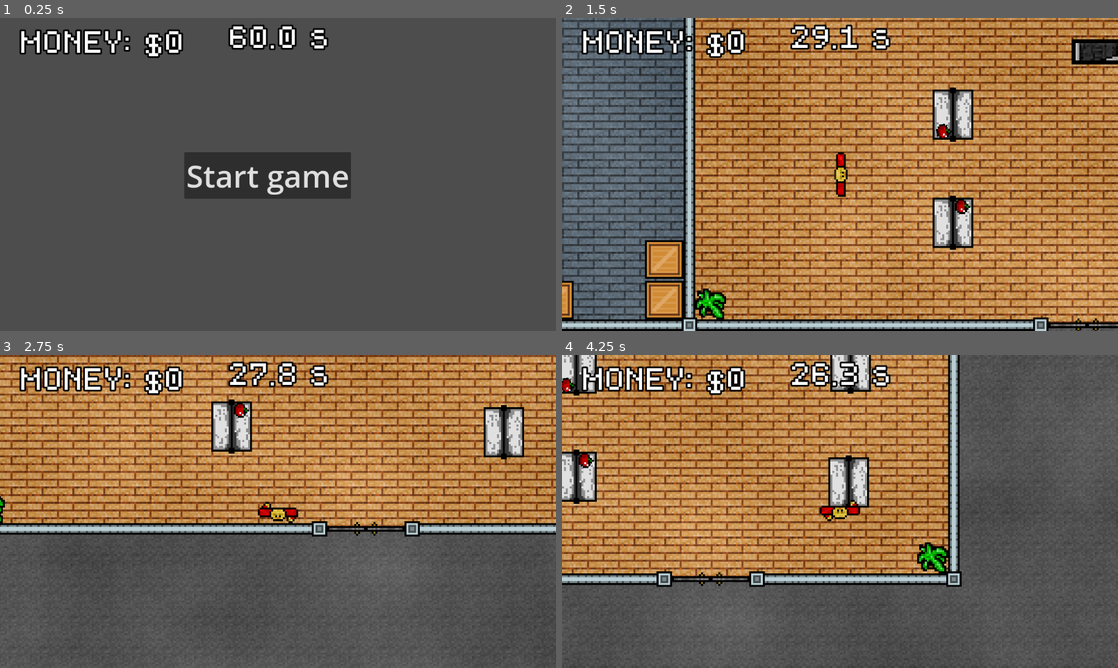
Above: before the commit, frames 1-4 (two rows, left to right).
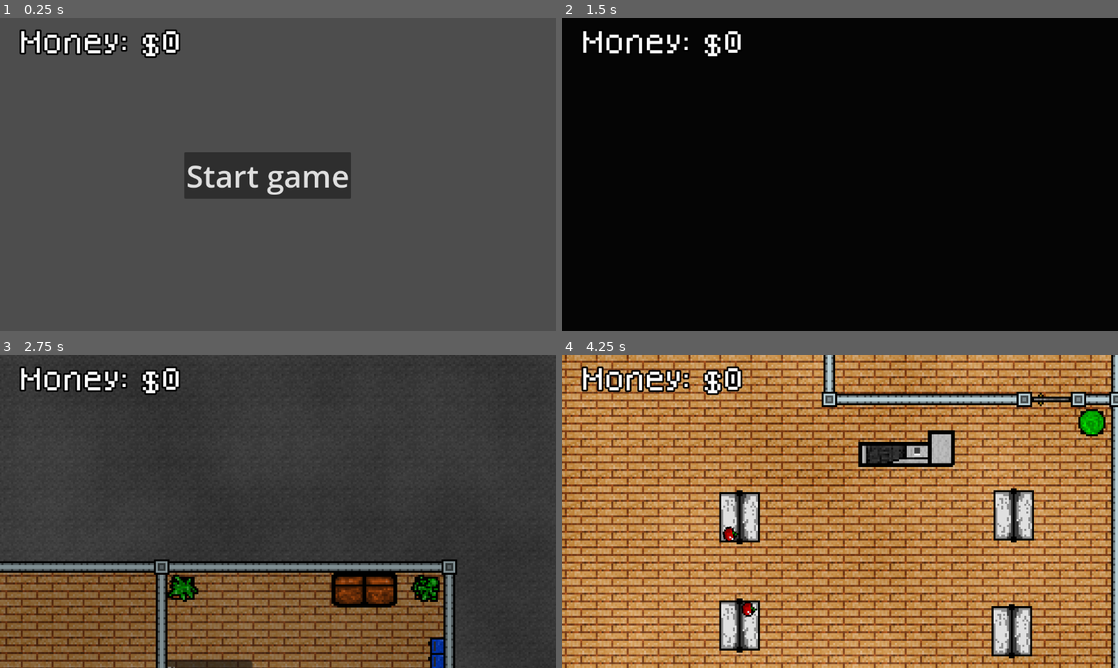
Above: after the commit, the same moments.

Repository: Azzty/projekt-kriminell
Game: Godot game, scene res://Scenes/Main/game.tscn
Same seed, same stepped clock (60 frames per second), same inputs: the game is played once before the commit and once after it.
Inputs (mouse positions are in pixels of both pictures, inside the frame that each line leads up to):
- Up to frame 1 (0.25 s): no input
- Up to frame 2 (1.5 s): click "Start game" at 0.5 s; move the mouse to (962, 158) at 1.27 s; hold D (move_right) from 1.28 s (still down); tap E (interact_e) at 1.35 s; click (962, 158) at 1.42 s
- Up to frame 3 (2.75 s): move the mouse to (166, 527) at 2.02 s; release D (move_right) at 2.03 s; hold S (move_down) from 2.03 s (still down); click (166, 527) at 2.1 s
- Up to frame 4 (4.25 s): move the mouse to (895, 442) at 2.77 s; release S (move_down) at 2.78 s; hold D (move_right) 2.78-3.53 s; hold Space (spacebar) 2.78-3.53 s; move the mouse to (812, 574) at 3.52 s; hold W (move_up) from 3.53 s (still down); tap E (interact_e) at 3.6 s; click (812, 574) at 3.67 s

The runs differ from the first frame. In frame 1, 1.9% of the frame differs, in the area x 7-60%, y 2-13%; in frame 2, 96%, in the area x 0-100%, y 0-100%; in frame 3, 91%; in frame 4, 87%.

Commit message:
Added scene transition and finished upgrade screen
- Also updated robbery intro

Diff:
--- a/Scenes/Levels/robbery.tscn
+++ b/Scenes/Levels/robbery.tscn
@@ -22,6 +22,7 @@
 [ext_resource type="AudioStream" uid="uid://cyvgournwp0o1" path="res://Assets/Audio/SFX/car crash.wav" id="18_r27xa"]
 [ext_resource type="AudioStream" uid="uid://bm8kfp0ndwaa7" path="res://Assets/Audio/SFX/car accelerating short.wav" id="19_s55f8"]
 [ext_resource type="Texture2D" uid="uid://dip7yjs7t5rjg" path="res://Assets/sprites/wall_broken.png" id="20_k70lc"]
+[ext_resource type="AudioStream" uid="uid://bkf7aj1wa4oa1" path="res://Assets/Audio/SFX/car starting.mp3" id="21_2587q"]
 [ext_resource type="AudioStream" uid="uid://dyvm0btso5ode" path="res://Assets/Audio/Music/Trouble intro.wav" id="21_fr8k7"]
 [ext_resource type="AudioStream" uid="uid://b6tbosjmrydpk" path="res://Assets/Audio/Music/Trouble main.wav" id="22_2587q"]
 [ext_resource type="AudioStream" uid="uid://dmmsprigle8pi" path="res://Assets/Audio/Music/Mission failed.wav" id="24_s55f8"]
@@ -173,7 +174,7 @@
 
 [sub_resource type="Animation" id="Animation_hbk2d"]
 resource_name = "entry"
-length = 5.0
+length = 7.0
 tracks/0/type = "value"
 tracks/0/imported = false
 tracks/0/enabled = true
@@ -181,7 +182,7 @@
 tracks/0/interp = 1
 tracks/0/loop_wrap = true
 tracks/0/keys = {
-"times": PackedFloat32Array(0, 0.0333333, 0.0666667, 0.1, 0.133333, 0.166667, 0.2, 0.233333, 0.2 …(641 unchanged characters)…
+"times": PackedFloat32Array(0, 0.0333333, 0.0666666, 0.0999999, 0.133333, 0.166667, 0.2, 0.233333, 0.2 …(641 unchanged characters)…
 "transitions": PackedFloat32Array(1, 1, 1, 1, 1, 1, 1, 1, 1, 1, 1, 1, 1, 1, 1, 1, 1, 1, 1, 1, 1, 1, 1, 1, 1, 1, 1, 1, 1 …(188 unchanged characters)…
 "update": 0,
 "values": [Vector2(9.64993, 605), Vector2(9.64993, 604.998), Vector2(9.64993, 604.988), Vector2(9.64993, 604.959), Vect …(2318 unchanged characters)…
@@ -551,7 +552,6 @@
 [node name="RobberyLogic" type="Node" parent="."]
 process_mode = 3
 script = ExtResource("16_r27xa")
-enabled = false
 
 [node name="Van" parent="RobberyLogic" instance=ExtResource("16_vum6h")]
 position = Vector2(9.64993, 605)
@@ -593,6 +593,10 @@
 stream = ExtResource("18_r27xa")
 volume_db = -12.0
 
+[node name="CarStart" type="AudioStreamPlayer" parent="RobberyLogic"]
+stream = ExtResource("21_2587q")
+volume_db = -12.0
+
 [node name="CarAccelerating" type="AudioStreamPlayer" parent="RobberyLogic"]
 stream = ExtResource("19_s55f8")
 volume_db = -7.0
@@ -631,3 +635,5 @@
 process_mode = 3
 wait_time = 30.0
 one_shot = true
+
+[connection signal="exfiltrated" from="RobberyLogic/Van" to="RobberyLogic" method="_on_van_exfiltrated"]
--- a/Scenes/Levels/store.tscn
+++ b/Scenes/Levels/store.tscn
@@ -355,9 +355,12 @@
 text = "<"
 
 [node name="ShopTheme" type="AudioStreamPlayer" parent="." groups=["music"]]
+unique_name_in_owner = true
+process_mode = 3
 stream = ExtResource("10_prq2a")
 volume_db = -8.0
 autoplay = true
 
+[connection signal="day_finished" from="Shop" to="." method="_on_day_finished"]
 [connection signal="pressed" from="ButtonToShop" to="." method="_on_button_to_shop_pressed"]
 [connection signal="pressed" from="ButtonToWorkshop" to="." method="_on_button_to_workshop_pressed"]
--- a/Scenes/Main/gui.tscn
+++ b/Scenes/Main/gui.tscn
@@ -1,9 +1,10 @@
-[gd_scene load_steps=5 format=3 uid="uid://daxy1umtcc4gy"]
+[gd_scene load_steps=6 format=3 uid="uid://daxy1umtcc4gy"]
 
 [ext_resource type="Script" uid="uid://kn7y26wdpow" path="res://Scripts/UI/gui_updater.gd" id="1_4wgn8"]
 [ext_resource type="FontFile" uid="uid://c6bxrr21jks66" path="res://Assets/fonts/dogicapixel.ttf" id="1_qyd3e"]
 [ext_resource type="Script" uid="uid://b0ay5lfc53d8a" path="res://Scripts/UI/start_game.gd" id="2_bm56d"]
 [ext_resource type="AudioStream" uid="uid://b4xm0mr2hfcgb" path="res://Assets/Audio/Music/Title Screen.wav" id="4_10pva"]
+[ext_resource type="PackedScene" uid="uid://bomieppn02rpb" path="res://Scenes/UI Elements/transition_screen.tscn" id="5_2sa0m"]
 
 [node name="GUI" type="CanvasLayer"]
 script = ExtResource("1_4wgn8")
@@ -20,6 +21,7 @@
 text = "MONEY: $0"
 
 [node name="TimeLabel" type="Label" parent="."]
+visible = false
 anchors_preset = 5
 anchor_left = 0.5
 anchor_right = 0.5
@@ -49,5 +51,10 @@
 volume_db = -5.0
 autoplay = true
 
+[node name="TransitionScreen" parent="." instance=ExtResource("5_2sa0m")]
+unique_name_in_owner = true
+offset = Vector2(575, 320)
+transform = Transform2D(1, 0, 0, 1, 575, 320)
+
 [connection signal="start_screen_override" from="." to="Button" method="_start_button_pressed" flags=6]
 [connection signal="pressed" from="Button" to="Button" method="_start_button_pressed"]
--- /dev/null
+++ b/Scenes/UI Elements/transition_screen.tscn
@@ -0,0 +1,19 @@
+[gd_scene load_steps=4 format=3 uid="uid://bomieppn02rpb"]
+
+[ext_resource type="Script" uid="uid://4i8wpuud352y" path="res://Scripts/UI/transition_screen.gd" id="1_gux20"]
+
+[sub_resource type="Gradient" id="Gradient_big16"]
+offsets = PackedFloat32Array(0)
+colors = PackedColorArray(0, 0, 0, 1)
+
+[sub_resource type="GradientTexture2D" id="GradientTexture2D_7tsi7"]
+gradient = SubResource("Gradient_big16")
+
+[node name="TransitionScreen" type="CanvasLayer"]
+script = ExtResource("1_gux20")
+
+[node name="BlackScreen" type="Sprite2D" parent="."]
+unique_name_in_owner = true
+modulate = Color(1, 1, 1, 0)
+scale = Vector2(19.0625, 10.625)
+texture = SubResource("GradientTexture2D_7tsi7")
--- a/Scenes/UI Elements/upgrade_screen.tscn
+++ b/Scenes/UI Elements/upgrade_screen.tscn
@@ -73,7 +73,7 @@
 offset_right = 202.0
 offset_bottom = 59.0
 theme_override_font_sizes/font_size = 16
-text = "Increase speed"
+text = "Increase sell multiplier"
 
 [node name="Button" type="Button" parent="Panel/SellUpgrade"]
 layout_mode = 0
@@ -85,6 +85,7 @@
 text = "Cost: $100"
 
 [node name="GotoStoreButton" type="Button" parent="Panel"]
+layout_mode = 0
 offset_left = 136.0
 offset_top = 364.0
 offset_right = 416.0
--- a/Scripts/Managers/game_state.gd
+++ b/Scripts/Managers/game_state.gd
@@ -25,7 +25,7 @@
 		multiplier_upgrade = value
 		_update_final_money_multiplier()
 var _final_money_multiplier := 1.0
-var money: int = 500:
+var money: int = 0:
 	set(value):
 		var added_value = value - money
 		if added_value < 0:
@@ -40,8 +40,8 @@
 var buttons_in_range: Array[Button] = []
 
 # Called when the node enters the scene tree for the first time.
-func _ready() -> void:
-	debug_add_items()
+#func _ready() -> void:
+	#debug_add_items()
 
 func debug_add_items():
 	for i in range(2):
--- a/Scripts/Managers/gui_manager.gd
+++ b/Scripts/Managers/gui_manager.gd
@@ -3,6 +3,7 @@
 const _lockpick_scene := preload("res://Scenes/UI Elements/lockpick_minigame.tscn")
 const _mission_failed_scene := preload("res://Scenes/UI Elements/mission_failed_screen.tscn")
 const _upgrade_screen := preload("res://Scenes/UI Elements/upgrade_screen.tscn")
+const _transition_screen := preload("res://Scenes/UI Elements/transition_screen.tscn")
 
 var ui_locked := false
 var gui: CanvasLayer
@@ -48,15 +49,27 @@
 func spawn_upgrade_screen():
 	if not gui: return
 
-	get_tree().paused = true
+	#get_tree().paused = true
 	var scene = _upgrade_screen.instantiate()
 	gui.add_child(scene)
 	scene.global_position = get_viewport().get_visible_rect().get_center()
 	scene.global_position -= scene.get_rect().size * 0.5
 
+func fade_in(duration := 1.0) -> Signal:
+	if not gui: return get_tree().create_timer(0.1).timeout
+	gui.transition_screen.fade_in(duration)
+	print("Faded in!")
+	return gui.transition_screen.fade_in_finished
+
+func fade_out(duration := 1.0) -> Signal:
+	if not gui: return get_tree().create_timer(0.1).timeout
+	gui.transition_screen.fade_out(duration)
+	print("Faded out!")
+	return gui.transition_screen.fade_out_finished
+
 func override_start_gui():
 	if not gui: return
-	gui.start_screen_override.emit()
+	gui.start_screen_override.emit(true)
 
 func set_timer_visibility(value: bool):
 	if not gui: return
--- a/Scripts/Managers/scene_manager.gd
+++ b/Scripts/Managers/scene_manager.gd
@@ -5,6 +5,8 @@
 
 signal scene_switched
 
+## Make current "local" scene child of "Game" node to make scene logic consistent by
+## creating a new node named Game if it doenst already exist
 func _ready() -> void:
 	GameState.change_scene.connect(handle_scene_changed)
 	if not get_tree().root.find_child("Game"):
@@ -12,13 +14,19 @@
 		if not scene: scene = Utilities.find_first_child_of_class(get_tree().root, "Control")
 		if scene: handle_scene_changed(scene.scene_file_path)
 
-func handle_scene_changed(next_scene_path: String, restart_current_scene := false):
+## Change current scene into a new scene
+func handle_scene_changed(next_scene_path: String, restart_current_scene := false, fade := true):
+	if fade:
+		await GuiManager.fade_out()
+		print("Faded out n shit")
+
 	# Check if "Game" node exists in the scene tree
 	game_node = get_tree().root.get_node_or_null("Game")
 
 	# If it doesn't exist, create it and add it to the root
 	if not game_node:
 		current_scene = Utilities.find_first_child_of_class(get_tree().root, "Node2D")
+		if not current_scene: current_scene = Utilities.find_first_child_of_class(get_tree().root, "Control")
 		game_node = Node.new()
 		game_node.name = "Game"
 		get_tree().root.add_child.call_deferred(game_node)
@@ -44,3 +52,7 @@
 	# Update current scene reference
 	current_scene = scene
 	scene_switched.emit()
+
+	if current_scene.name == "Robbery":
+		return
+	if fade: GuiManager.fade_in()
--- a/Scripts/Objects/van.gd
+++ b/Scripts/Objects/van.gd
@@ -1,6 +1,9 @@
 extends Sprite2D
 
+signal exfiltrated
+
 func _on_exfiltrate_button_activated() -> void:
+	exfiltrated.emit()
 	for item in GameState.held_items.duplicate():
 		print("Looping")
 		GameState.add_item_to_inventory(item)
--- a/Scripts/UI/gui_updater.gd
+++ b/Scripts/UI/gui_updater.gd
@@ -2,6 +2,7 @@
 
 @onready var money_label: Label = $MoneyLabel
 @onready var time_label: Label = $TimeLabel
+@onready var transition_screen: CanvasLayer = %TransitionScreen
 
 @warning_ignore("unused_signal")
 signal start_screen_override
@@ -11,6 +12,8 @@
 	GameState.money_changed.connect(update_money_label)
 	GuiManager.timer_value_changed.connect(update_time_label)
 
+	update_money_label()
+
 func update_money_label():
 	money_label.text = "Money: $" + str(GameState.money)
 
--- a/Scripts/UI/start_game.gd
+++ b/Scripts/UI/start_game.gd
@@ -2,11 +2,11 @@
 
 @export_file var first_scene: String
 
-func _start_button_pressed() -> void:
+func _start_button_pressed(override := false) -> void:
 	var music_nodes = get_tree().get_nodes_in_group("music")
 	for node in music_nodes:
 		if node.name == "TitleMusic":
 			node.queue_free()
 			break
-	SceneManager.handle_scene_changed(first_scene)
+	if not override: SceneManager.handle_scene_changed(first_scene)
 	queue_free()
--- /dev/null
+++ b/Scripts/UI/transition_screen.gd
@@ -0,0 +1,20 @@
+extends CanvasLayer
+
+signal fade_in_finished
+signal fade_out_finished
+
+@onready var black_screen: Sprite2D = %BlackScreen
+
+## Turns from black to transparent
+func fade_in(duration := 1.0):
+	var fade := create_tween()
+	fade.tween_property(black_screen, "modulate", Color(0,0,0,0), duration)
+	await fade.finished
+	fade_in_finished.emit()
+
+## Turns from transparent to black
+func fade_out(duration := 1.0):
+	var fade := create_tween()
+	fade.tween_property(black_screen, "modulate", Color(0,0,0,1), duration)
+	await fade.finished
+	fade_out_finished.emit()
--- a/Scripts/UI/upgrade_screen.gd
+++ b/Scripts/UI/upgrade_screen.gd
@@ -9,6 +9,8 @@
 signal exit
 
 func _ready() -> void:
+	exit.connect(func(): queue_free())
+
 	_update_speed_button()
 	_update_sell_button()
 
--- a/Scripts/World/Store/store.gd
+++ b/Scripts/World/Store/store.gd
@@ -2,6 +2,7 @@
 
 @onready var shop_node := $Shop
 @onready var workshop_node := $Workshop
+@onready var shop_theme: AudioStreamPlayer = %ShopTheme
 
 ## TODO: Hide button when reaching edge
 
@@ -76,3 +77,8 @@
 	if not is_switching_scenes: return
 	if event.is_action("left_click"):
 		get_viewport().set_input_as_handled()
+
+func _on_day_finished() -> void:
+	shop_theme.pitch_scale = 0.9
+	shop_theme.volume_db = -12
+	shop_theme.bus = "Muffled"
--- a/Scripts/World/Store/store_shop.gd
+++ b/Scripts/World/Store/store_shop.gd
@@ -1,4 +1,6 @@
 extends Node2D
+
+signal day_finished
 
 @onready var counter: Area2D = $Counter
 @onready var counter_collisionshape: CollisionShape2D = $Counter/Counter_shape
@@ -70,10 +72,10 @@
 	spawned_items.erase(item)
 
 func _finish_day():
-	print(get_tree().root.find_child("Game"))
-	for child in Utilities.find_first_child_of_class(get_tree().root.find_child("Game"), "Node2D").get_children():
+	for child in Utilities.find_first_child_of_class(get_tree().root.find_child("Game", false, false), "Node2D").get_children():
 		print(child)
 		if child.get("visible"):
 			print(child, " has visible property")
 			child.visible = false
 	GuiManager.spawn_upgrade_screen()
+	day_finished.emit()
--- a/Scripts/World/robbery.gd
+++ b/Scripts/World/robbery.gd
@@ -22,6 +22,11 @@
 		robbery_timer.start()
 		GuiManager.set_timer_visibility(true)
 		return
+
+	$CarStart.play()
+	await get_tree().create_timer(0.5).timeout
+
+	GuiManager.fade_in()
 	trouble_intro.play()
 	player.set_physics_process(false)
 
@@ -79,8 +84,8 @@
 
 	GuiManager.spawn_mission_failed_screen()
 
-func win_robbery():
-	GameState.change_scene.emit("res://Scenes/Levels/store.tscn")
+#func win_robbery():
+	#GameState.change_scene.emit("res://Scenes/Levels/store.tscn")
 
 func _process(_delta: float) -> void:
 	GuiManager.timer_value_changed.emit(robbery_timer.time_left)
@@ -90,3 +95,7 @@
 		camera_position_tween.stop()
 	if camera_zoom_tween:
 		camera_zoom_tween.stop()
+
+func _on_van_exfiltrated() -> void:
+	robbery_timer.stop()
+	if GuiManager.gui: GuiManager.gui.set_timer_visibility(false)
--- a/default_bus_layout.tres
+++ b/default_bus_layout.tres
@@ -1,3 +1,20 @@
-[gd_resource type="AudioBusLayout" format=3 uid="uid://2fgiru7bvo43"]
+[gd_resource type="AudioBusLayout" load_steps=3 format=3 uid="uid://2fgiru7bvo43"]
+
+[sub_resource type="AudioEffectLowPassFilter" id="AudioEffectLowPassFilter_j3pel"]
+resource_name = "LowPassFilter"
+
+[sub_resource type="AudioEffectReverb" id="AudioEffectReverb_j3pel"]
+resource_name = "Reverb"
+wet = 0.2
 
 [resource]
+bus/1/name = &"Muffled"
+bus/1/solo = false
+bus/1/mute = false
+bus/1/bypass_fx = false
+bus/1/volume_db = 0.0
+bus/1/send = &"Master"
+bus/1/effect/0/effect = SubResource("AudioEffectLowPassFilter_j3pel")
+bus/1/effect/0/enabled = true
+bus/1/effect/1/effect = SubResource("AudioEffectReverb_j3pel")
+bus/1/effect/1/enabled = true
Not shown, added: Assets/Audio/SFX/car starting.mp3.import
Not shown: 1 places in Scenes/Levels/robbery.tscn that only renumber resources
Not shown, added: Scripts/UI/transition_screen.gd.uid
Not shown, added: export_presets.cfg
Not shown, added: Assets/Audio/SFX/car starting.mp3
